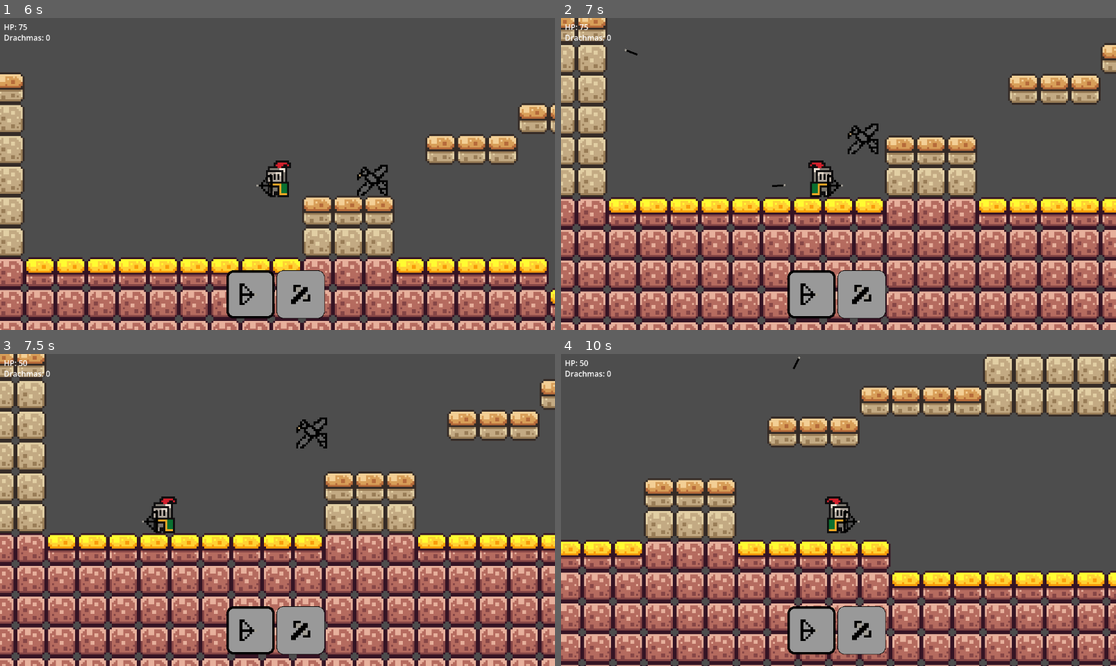
Above: before the commit, frames 1-4 (two rows, left to right).
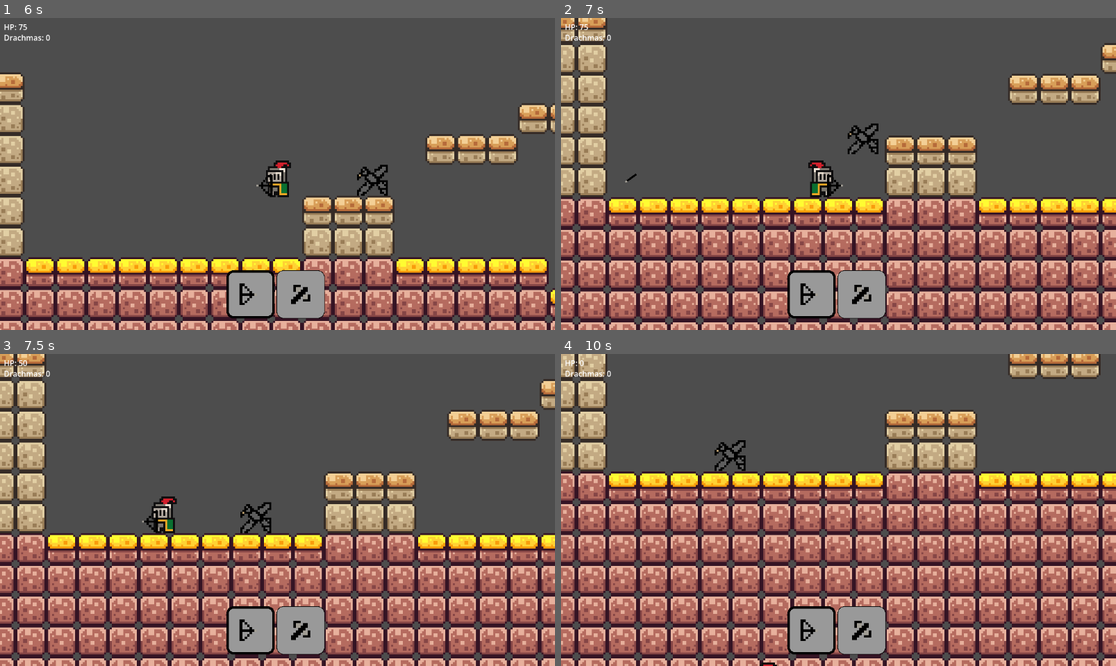
Above: after the commit, the same moments.

Repository: danieljh-0/Hero-of-Greece
Game: Godot game, scene res://Scenes/game.tscn
Two runs of this game, one before a commit and one after it. Both use one fixed random seed, a clock stepped at 60 frames per second and the inputs below. This scene is started directly instead of the project's main scene.
Inputs (mouse positions are in pixels of both pictures, inside the frame that each line leads up to):
- Up to frame 1 (6 s): click (249, 295) at 0.5 s; click (299, 295) at 1.25 s; move the mouse to (399, 158) at 2.02 s; hold D (right) 2.03-3.53 s; click (399, 158) at 2.1 s; tap Space (jump) at 2.27, 3.02, 4.52, 5.27 s; move the mouse to (166, 189) at 2.77 s; click (166, 189) at 2.85 s; move the mouse to (333, 105) at 3.52 s; hold A (left) 3.53-4.28 s; click (333, 105) at 3.6 s; move the mouse to (249, 236) at 4.27 s; hold D (right) 4.28-5.78 s; click (249, 236) at 4.35 s; move the mouse to (444, 220) at 5.02 s; click (444, 220) at 5.1 s; move the mouse to (111, 127) at 5.77 s; hold A (left) from 5.78 s (still down); click (111, 127) at 5.85 s
- Up to frame 2 (7 s): tap Space (jump) at 6.02 s; move the mouse to (866, 174) at 6.52 s; release A (left) at 6.53 s; hold D (right) from 6.53 s (still down); click (866, 174) at 6.6 s
- Up to frame 3 (7.5 s): move the mouse to (194, 432) at 7.27 s; release D (right) at 7.28 s; hold A (left) from 7.28 s (still down); click (194, 432) at 7.35 s
- Up to frame 4 (10 s): tap Space (jump) at 7.52, 8.27, 9.02 s; move the mouse to (960, 494) at 8.02 s; click (960, 494) at 8.1 s; move the mouse to (727, 525) at 8.77 s; release A (left) at 8.78 s; hold D (right) from 8.78 s (still down); click (727, 525) at 8.85 s; move the mouse to (894, 441) at 9.52 s; click (894, 441) at 9.6 s

Frame 1 is identical in both runs. In frame 2, less than 0.1% of the frame differs, in the area x 11-41%, y 9-55%; in frame 3, 0.5%; in frame 4, 66%, in the area x 0-100%, y 0-100%.

Commit message:
Arrow now looks at next position to move to, creating a natural looking arc

Diff:
--- a/hero-of-greece/Scripts/jar.gd
+++ b/hero-of-greece/Scripts/jar.gd
@@ -6,3 +6,6 @@
 	if body is Hero && !opened:
 		opened = true
 		Globals.drachmas += 20
+		if Globals.level == 1:
+			await get_tree().create_timer(3).timeout
+			Globals.level = 2
--- a/hero-of-greece/Scripts/projectile.gd
+++ b/hero-of-greece/Scripts/projectile.gd
@@ -18,7 +18,9 @@
 
 func _process(delta: float) -> void:
 	global_position += velocity
-	#velocity.y += 0.03 #gravity
+	velocity.y += 0.03 #gravity
+	var pointToLook = global_position + velocity
+	area.look_at(pointToLook)
 
 
 func _on_body_entered(body: Node2D) -> void:
